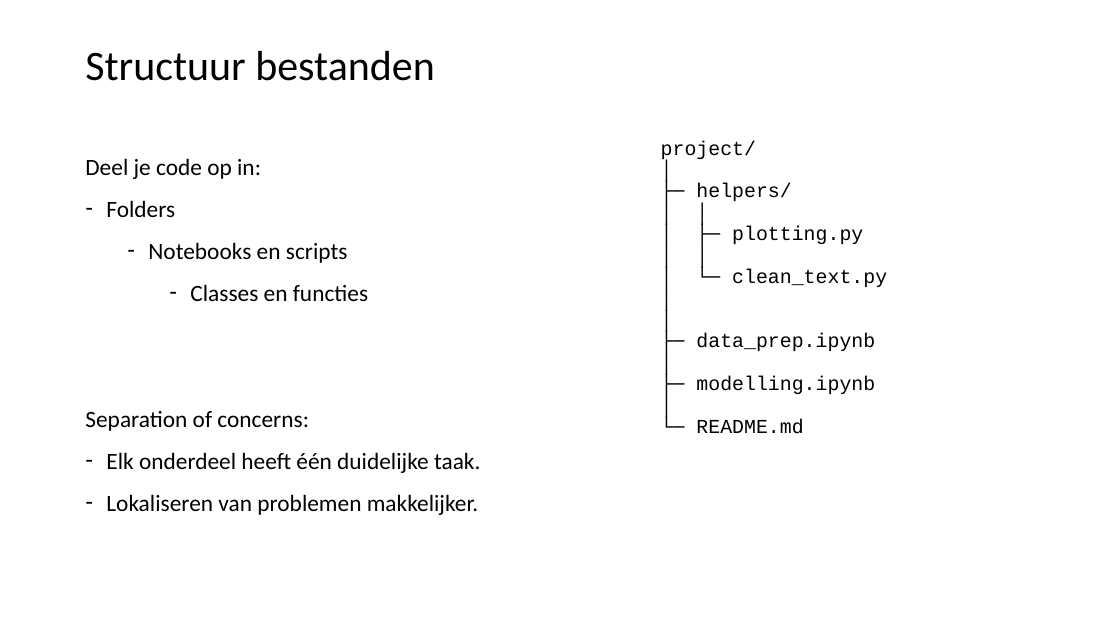
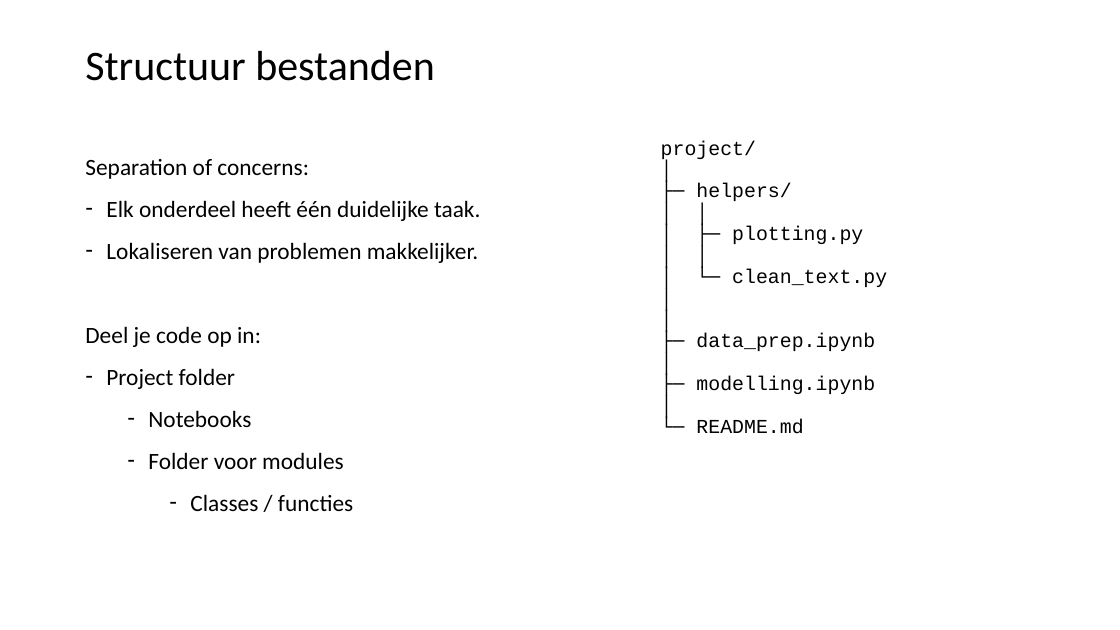
Before and after one commit to LFKoning/knowledge-sharing, a slide deck: slide 12 of python_course/2_production_code/python_cursus_2.pptx. Drawn at 1120x630 pixels with LibreOffice and Linux fonts; fonts in the diff are those of the drawing. Boxes give left, top, right and bottom in pixels: in the first picture for what was removed or moved away, otherwise in the second. Text is boxed around its words. In the diff, an @@ line names an element or a change of style, - is before the commit and + after.

```diff
--- a/python_course/2_production_code/python_cursus_2.pptx
+++ b/python_course/2_production_code/python_cursus_2.pptx
@@ text at <box>85,158,368,301</box>: paragraphs removed @@
-Deel je code op in:
-– Folders
-  – Notebooks en scripts
-    – Classes en functies
@@ text at <box>85,326,353,511</box>: paragraphs added @@
+Deel je code op in:
+– Project folder
+  – Notebooks
+  – Folder voor modules
+    – Classes / functies
```
Also in this commit, not shown: 10 other slides changed, 8 other files.
